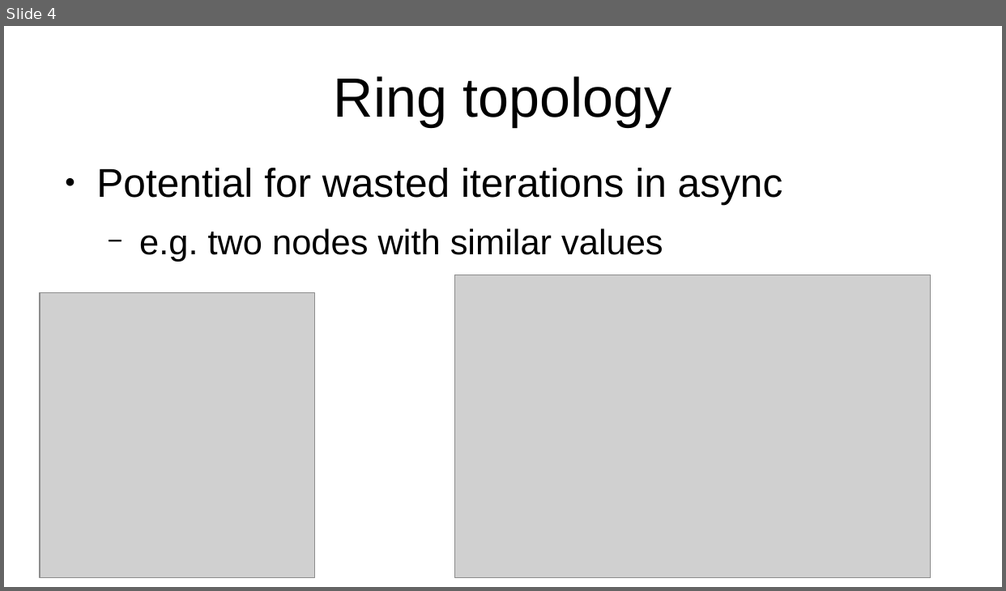
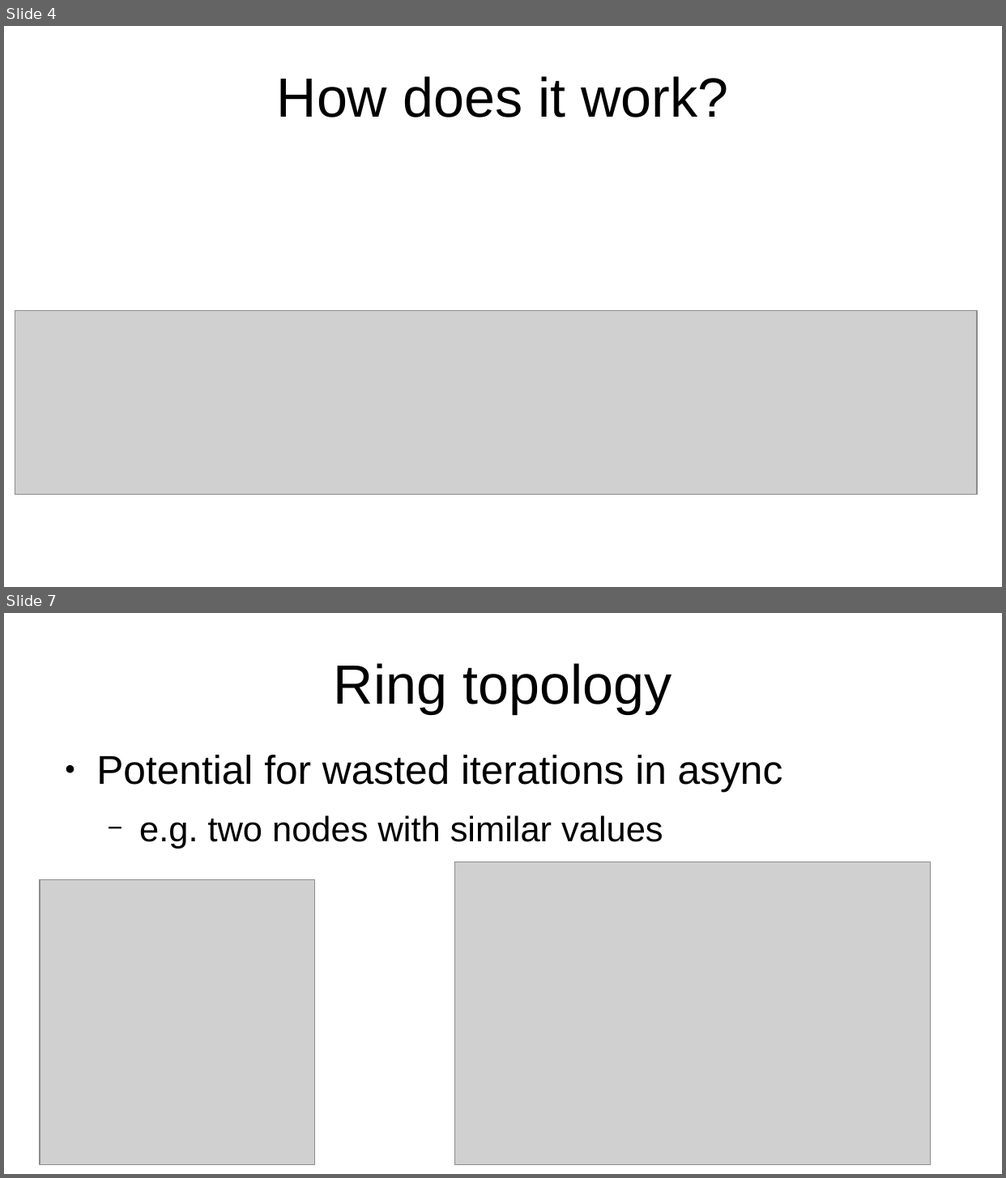
Before and after one commit to MortenMunk/PE-capstone, a slide deck: presentation.odp. Shown one above the other, each under a label of ours: slide 4 before the commit, slides 4 and 7 after it; the slides between them are not shown. The pictures are 1006x591 and 1006x1178 pixels, drawn with LibreOffice and Linux fonts; fonts in the diff are those of the drawing; grey boxes stand for pictures. Boxes give left, top, right and bottom in pixels: in the first picture for what was removed or moved away, otherwise in the second. Text is boxed around its words. In the diff, an @@ line names an element or a change of style, - is before the commit and + after.

```diff
--- a/presentation.odp
+++ b/presentation.odp
@@ slide 4 added at (4, 26, 1002, 587), background #FFFFFF @@
@@ title added at (277, 76, 728, 118), 44 pt, text #000000 @@
+How does it work?
@@ picture added at (15, 311, 978, 495) @@
@@ what was slide 4 is now slide 7 @@
```
Also in this commit, not shown: 5 slides changed, 5 other slides added, 2 slides removed, 6 other files.
